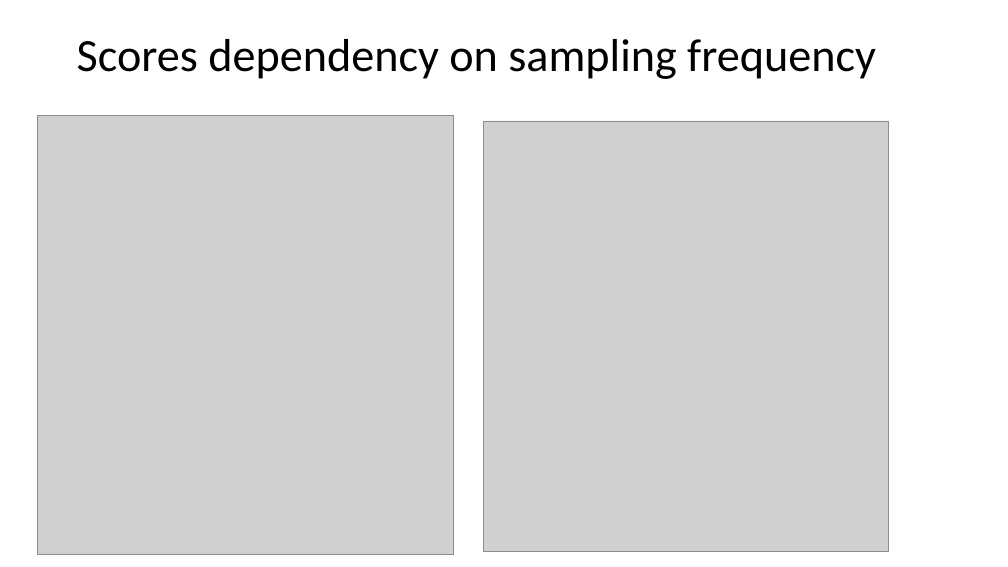
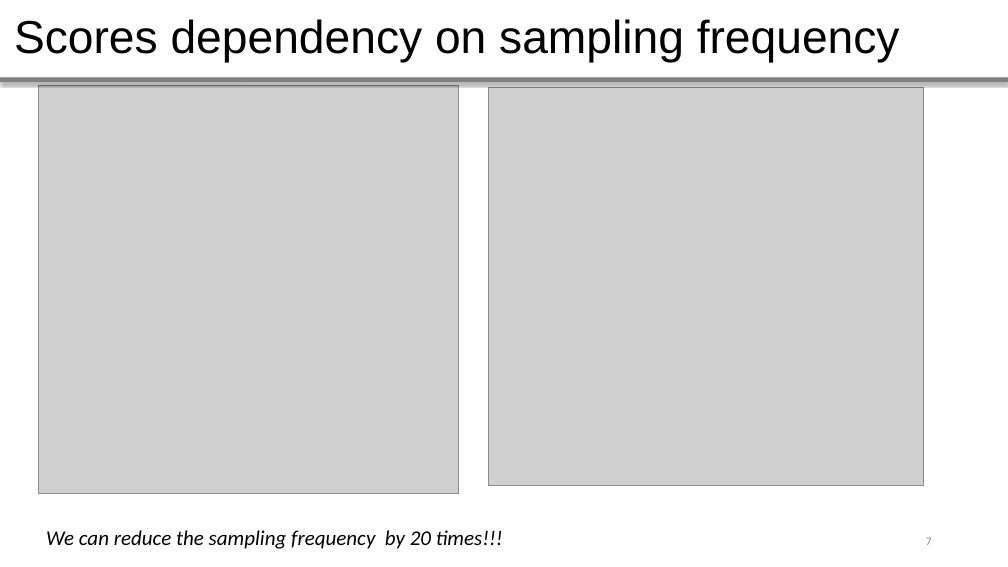
Before and after one commit to whiteRa2bit/cern_summer_project, a slide deck: slide 7 of Evaluating ECAL timing properties using test beam data.pptx. Drawn at 1008x567 pixels with LibreOffice and Linux fonts; fonts in the diff are those of the drawing; grey boxes stand for pictures. Boxes give left, top, right and bottom in pixels: in the first picture for what was removed or moved away, otherwise in the second. Text is boxed around its words. In the diff, an @@ line names an element or a change of style, - is before the commit and + after.

```diff
--- a/Evaluating ECAL timing properties using test beam data.pptx
+++ b/Evaluating ECAL timing properties using test beam data.pptx
@@ text "Scores dependency on sampling frequency": place and size @@
-text "Scores dependency on sampling frequency" at <box>77,39,876,79</box>
+text "Scores dependency on sampling frequency" at <box>14,19,900,62</box>
@@ text "Scores dependency on sampling frequency" at <box>14,19,900,62</box>: font Calibri to Arial @@
@@ line added from (0, 79) to (1008, 79), #808080 4.51 pt @@
@@ picture: place and size @@
-picture at <box>38,116,454,555</box>
+picture at <box>39,85,458,493</box>
@@ picture: place and size @@
-picture at <box>484,121,889,552</box>
+picture at <box>489,88,924,485</box>
@@ text added at <box>46,530,503,549</box>, 20 pt, text #000000, italic @@
+We can reduce the sampling frequency by 20 times!!!
@@ page number added at <box>926,537,932,545</box>, 11 pt, text #8B8B8B @@
+7
```
Also in this commit, not shown: 16 other slides changed, 6 slides added, 6 slides removed, 31 other files.
